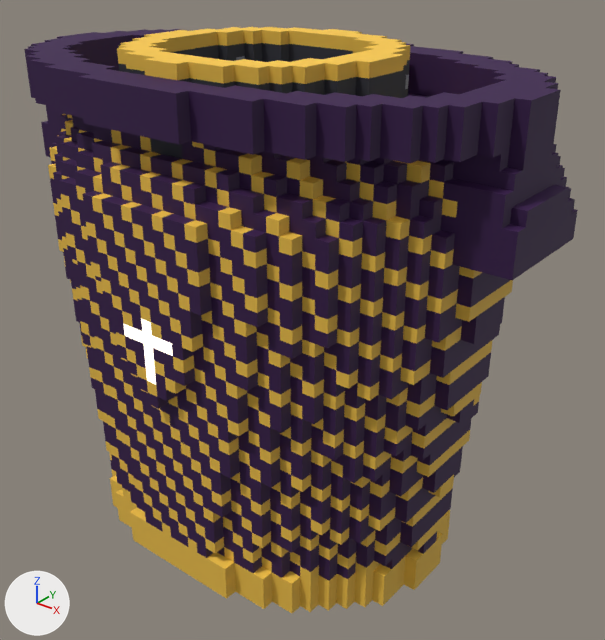
The glTF model www/proto3d/models/beth/equipment/meshes/leather/leather_legendary_chest.glb: old version first, new version second.
Rendered twice from a camera (50 mm lens) standing at (0.495, -0.566, 0.313) and looking at (0.024, 0.022, -0.052). Arrows for +X, +Y and +Z are at lower left; the lights stay in place. The first picture is the older version. Vertices at exactly the same position are counted once.

The first picture shows 'leather_legendary_chest'.
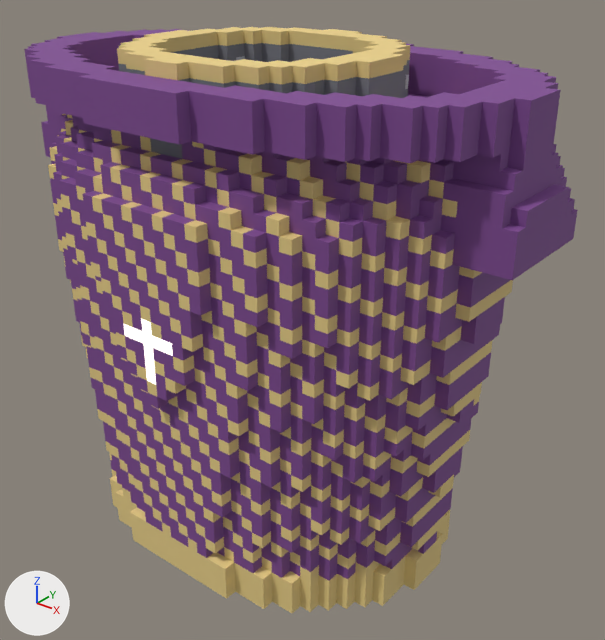
Changed parts and their boxes [x1, y1, x2, y2] in the pictures (605 x 640 px):
```json
{"part": 1, "of": "me_leather_legendary_chest", "change": "recoloured", "before": [24, 29, 578, 581], "after": [24, 29, 578, 581], "on screen": "dark purple to purple"}
{"part": 2, "of": "me_leather_legendary_chest", "change": "recoloured", "before": [48, 27, 513, 613], "after": [48, 27, 513, 613]}
```

Edits to the scene script, one JSON object a line:
```json
{"block": "me_leather_legendary_chest", "where": "me_leather_legendary_chest.from_pydata(...)  # 7835 vertices, 12140 faces; spans x -0.27..0.27, y -0.156..0.192, z -0.268..0.212"}
{"block": "me_leather_legendary_chest", "where": "# used by ob_leather_legendary_chest; location = (0.0, 0.0, 0.0)"}
{"block": "me_leather_legendary_chest", "change": "me_leather_legendary_chest part 1: 7274 faces centred in x -0.27..0.27, y -0.156..0.192, z -0.228..0.2 are repainted in the vertex colours; the middle colour goes from dark purple #2f0843 to purple #7b478e"}
{"block": "me_leather_legendary_chest", "change": "me_leather_legendary_chest part 2: 4866 faces centred in x -0.234..0.234, y -0.156..0.152, z -0.268..0.212 are repainted in the vertex colours; the middle colour goes from yellow #e6b943 to yellow #e4cb85"}
```
